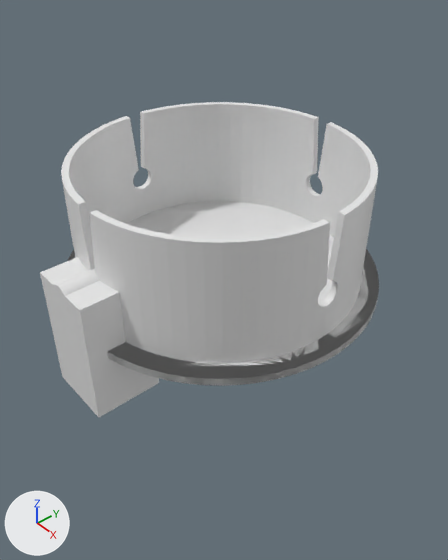
The Blender file lens-caps/10mm.blend as it was, and as the next commit left it.
Rendered twice from a 50 mm lens placed at (15.3, -12.83, 11.86), pointed at (0.48, -0.22, -2.43). Arrows for +X, +Y and +Z are at lower left; the lights stay in place.

Objects in the first picture: 'Cube.001', 'Cylinder', 'POS', 'POS.001'.
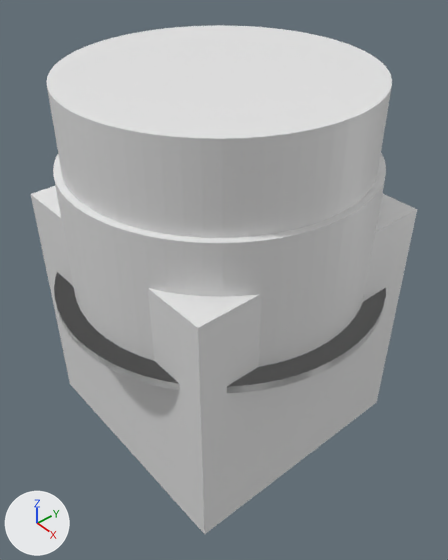
ob_empty is not drawn itself; it is used by a modifier of ob_notch.
ob_notch is not drawn itself; it is used by a modifier of ob_pos.

What differs and where, as boxes [x1, y1, x2, y2] in the pictures (448 x 560 px):
```json
{"object": "POS", "change": "reshaped, moved, rescaled, modifiers changed", "before": [61, 102, 379, 386], "after": [53, 153, 386, 393]}
{"object": "NEG", "change": "shown", "after": [46, 25, 392, 238]}
{"object": "Cube", "change": "shown", "after": [31, 186, 417, 534]}
{"object": "Cube.001", "change": "deleted", "before": [40, 257, 159, 417]}
{"object": "POS.001", "change": "moved, rescaled", "before": [67, 250, 379, 385], "after": [54, 273, 386, 393]}
{"object": "Cylinder", "change": "deleted", "before": [53, 268, 100, 311]}
```

The change, as JSON lines over the scene's bpy script:
```json
{"op": "remove", "block": "ob_cylinder", "code": ["ob_cylinder = bpy.data.objects.new('Cylinder', me_cylinder_003)", "ob_cylinder.location = (0.0, -5.36, -0.35)", "ob_cylinder.rotation_euler = (1.571, 0.0, 0.0)  # degrees (90, 0, 0)", "ob_cylinder.scale = (0.469, 0.469, 1.3)"]}
{"op": "remove", "block": "ob_cube_001", "code": ["ob_cube_001 = bpy.data.objects.new('Cube.001', me_cube_003)", "ob_cube_001.location = (0.0, -5.36, -2.47)", "ob_cube_001.scale = (1.3, 1.3, 2.41)"]}
{"op": "remove", "block": "ob_empty", "code": ["ob_empty = bpy.data.objects.new('Empty', None)", "ob_empty.location = (0.0, 0.0, 1.233)", "ob_empty.rotation_euler = (3.142, 0.0, 1.571)  # degrees (180, 0, 90)", "ob_empty.scale = (0.458, 1.0, 2.81)"]}
{"op": "remove", "block": "ob_notch", "code": ["ob_notch = bpy.data.objects.new('Notch', me_cube)", "ob_notch.location = (0.0, 0.0, 1.233)", "ob_notch.rotation_euler = (3.142, 0.0, 0.0)  # degrees (180, 0, 0)", "ob_notch.scale = (0.458, 1.0, 2.81)", "_m = ob_notch.modifiers.new('Boolean', 'BOOLEAN')", "_m.object = ob_cube_001", "_m.solver = 'FLOAT'", "_m = ob_notch.modifiers.new('Boolean.001', 'BOOLEAN')", "_m.object = ob_cylinder", "_m.operation = 'UNION'", "_m.solver = 'FLOAT'", "_m = ob_notch.modifiers.new('Array', 'ARRAY')", "_m.count = 4", "_m.constant_offset_displace = (0.0, 0.0, 0.0)", "_m.use_relative_offset = False", "_m.use_object_offset = True", "_m.offset_object = ob_empty", "ob_notch.hide_viewport = True"]}
{"op": "remove", "block": "ob_cube", "code": "ob_cube.hide_viewport = True"}
{"op": "remove", "block": "ob_neg", "code": "ob_neg.hide_viewport = True"}
{"op": "set", "path": "ob_neg.location", "old": "(0.0, 0.0, 0.21)", "new": "(0.0, 0.0, 0.25)"}
{"op": "set", "path": "ob_neg.scale", "old": "(5.15, 5.15, 2.32)", "new": "(5.38, 5.38, 2.42)"}
{"op": "set", "path": "ob_pos_001.location", "old": "(0.0, 0.0, -2.31)", "new": "(0.0, 0.0, -2.38)"}
{"op": "set", "path": "ob_pos_001.scale", "old": "(6.1, 6.1, 0.147)", "new": "(6.37, 6.37, 0.154)"}
{"op": "set", "path": "ob_pos.location", "old": "(0.0, 0.0, 0.02)", "new": "(0.0, 0.0, 0.05)"}
{"op": "set", "path": "ob_pos.scale", "old": "(5.41, 5.41, 2.43)", "new": "(5.64, 5.64, 2.54)"}
{"block": "ob_pos", "where": "_m = ob_pos.modifiers.new('Boolean', 'BOOLEAN')"}
{"op": "remove", "block": "ob_pos", "code": "_m.solver = 'FLOAT'"}
{"op": "remove", "block": "ob_pos", "code": "_m = ob_pos.modifiers.new('Boolean.002', 'BOOLEAN')"}
{"op": "remove", "block": "ob_pos", "code": "_m.object = ob_notch"}
```
